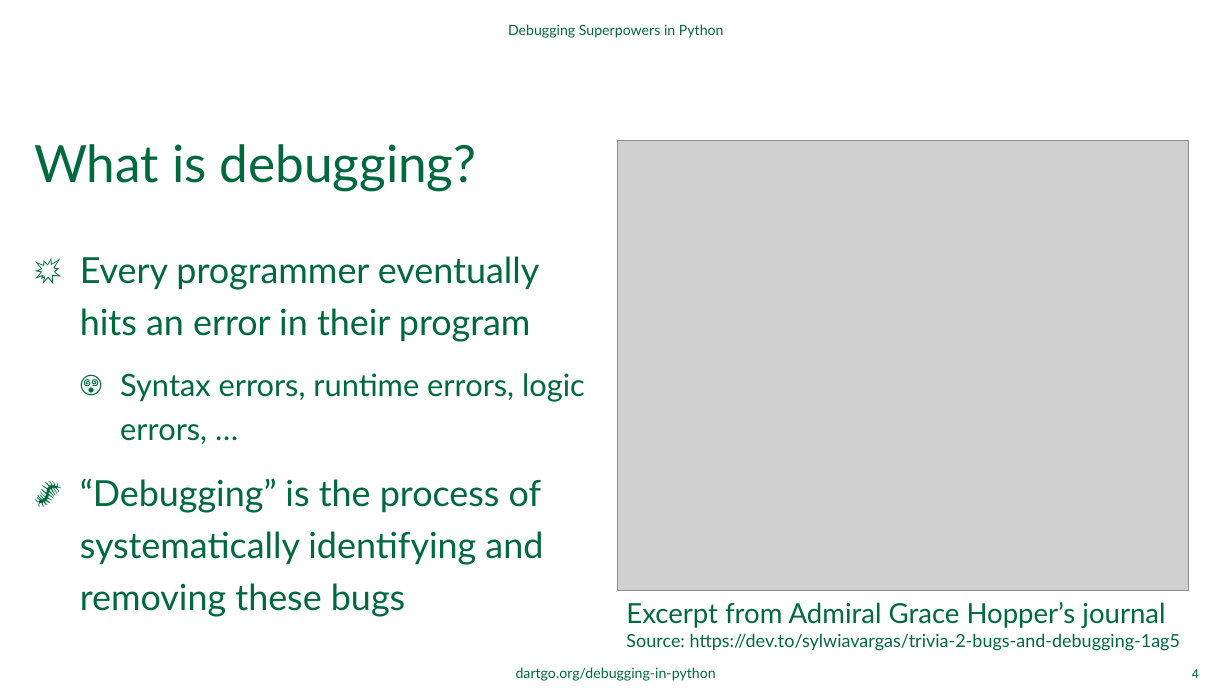
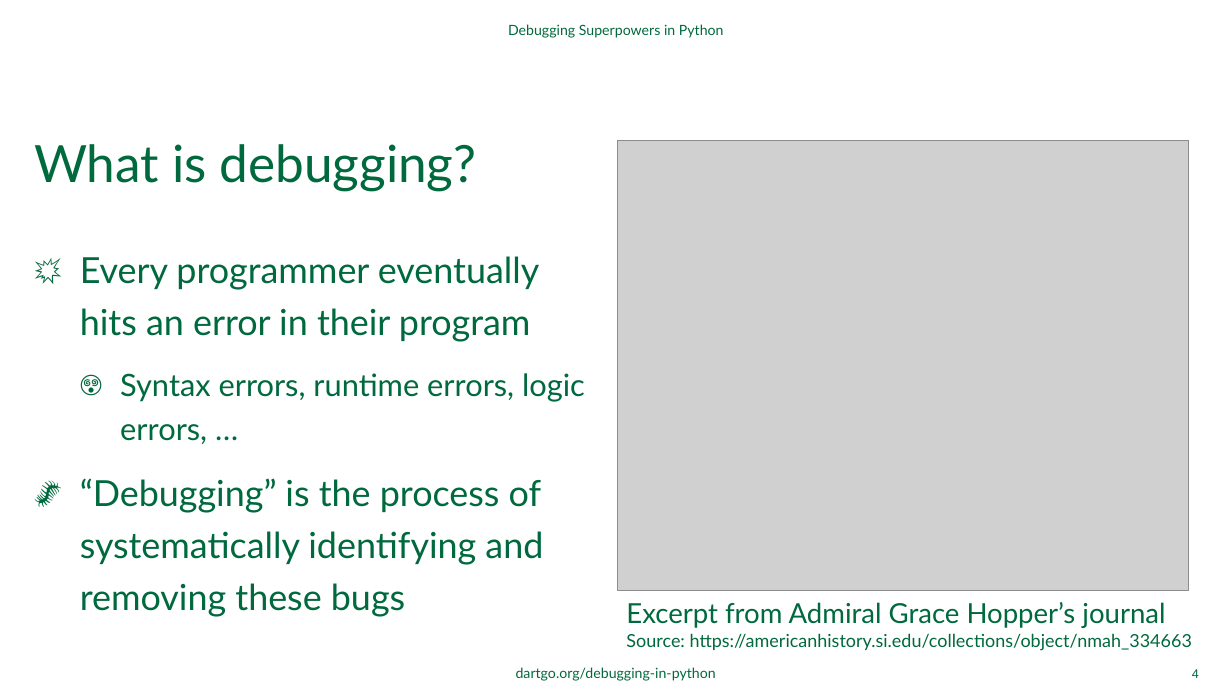
Before and after one commit to dartmouth/debugging-in-python, a slide deck: slide 4 of ppt/debugging-in-python.pptx. Drawn at 1232x693 pixels with LibreOffice and Linux fonts; fonts in the diff are those of the drawing; grey boxes stand for pictures; background and template pictures are left out. Boxes give left, top, right and bottom in pixels: in the first picture for what was removed or moved away, otherwise in the second. Text is boxed around its words. In the diff, an @@ line names an element or a change of style, - is before the commit and + after.

```diff
--- a/ppt/debugging-in-python.pptx
+++ b/ppt/debugging-in-python.pptx
@@ text at [626,602,1192,651]: text changed @@
-Excerpt from Admiral Grace Hopper’s journal
-Source: https://dev.to/sylwiavargas/trivia-2-bugs-and-debugging-1ag5
+Excerpt from Admiral Grace Hopper’s journal
+Source: https://americanhistory.si.edu/collections/object/nmah_334663
```
Also in this commit, not shown: 3 other slides changed, 1 other file.
